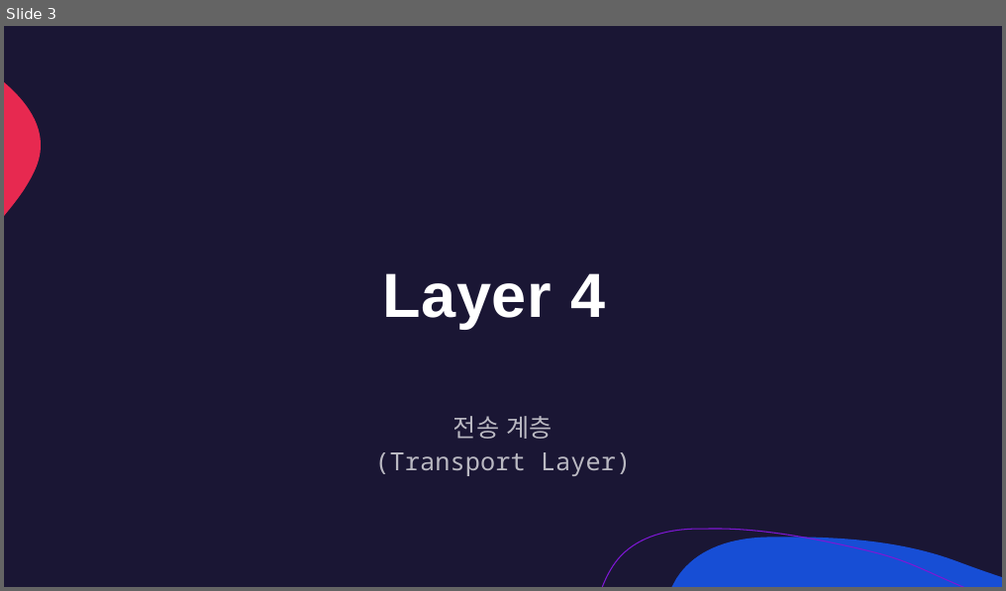
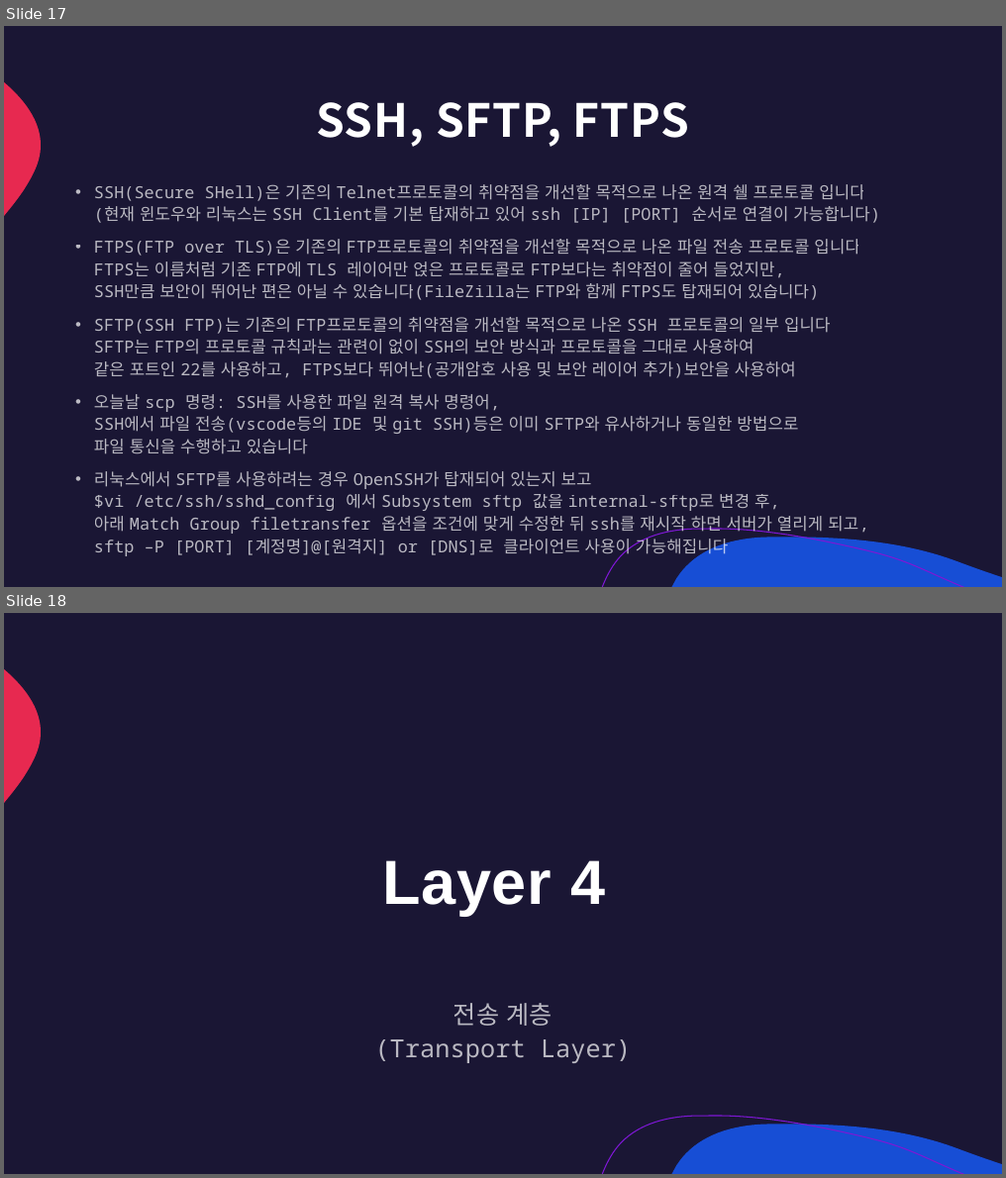
Before and after one commit to lumen4723/2024_network, a slide deck: 2.pptx. Shown one above the other, each under a label of ours: slide 3 before the commit, slides 17 and 18 after it. The pictures are 1006x591 and 1006x1178 pixels, drawn with LibreOffice and Linux fonts; fonts in the diff are those of the drawing. Boxes give left, top, right and bottom in pixels: in the first picture for what was removed or moved away, otherwise in the second. Text is boxed around its words. In the diff, an @@ line names an element or a change of style, - is before the commit and + after.

```diff
--- a/2.pptx
+++ b/2.pptx
@@ slide 17 added at [4,26,1002,587], background #1A1634; not listed: 3 template elements that a slide beside it also shows @@
@@ title added at [316,102,689,147], 44 pt, text #FFFFFF, bold @@
+SSH, SFTP, FTPS
@@ text added at [94,184,880,558], 16 pt, text #FFFFFF at 70% opacity @@
+• SSH(Secure SHell)은 기존의 Telnet프로토콜의 취약점을 개선할 목적으로 나온 원격 쉘 프로토콜 입니다
+  (현재 윈도우와 리눅스는 SSH Client를 기본 탑재하고 있어 ssh [IP] [PORT] 순서로 연결이 가능합니다)
+• FTPS(FTP over TLS)은 기존의 FTP프로토콜의 취약점을 개선할 목적으로 나온 파일 전송 프로토콜 입니다
+  FTPS는 이름처럼 기존 FTP에 TLS 레이어만 얹은 프로토콜로 FTP보다는 취약점이 줄어 들었지만,
+  SSH만큼 보안이 뛰어난 편은 아닐 수 있습니다(FileZilla는 FTP와 함께 FTPS도 탑재되어 있습니다)
+• SFTP(SSH FTP)는 기존의 FTP프로토콜의 취약점을 개선할 목적으로 나온 SSH 프로토콜의 일부 입니다
+  SFTP는 FTP의 프로토콜 규칙과는 관련이 없이 SSH의 보안 방식과 프로토콜을 그대로 사용하여
+  같은 포트인 22를 사용하고, FTPS보다 뛰어난(공개암호 사용 및 보안 레이어 추가)보안을 사용하여
+• 오늘날 scp 명령: SSH를 사용한 파일 원격 복사 명령어,
+  SSH에서 파일 전송(vscode등의 IDE 및 git SSH)등은 이미 SFTP와 유사하거나 동일한 방법으로
+  파일 통신을 수행하고 있습니다
+• 리눅스에서 SFTP를 사용하려는 경우 OpenSSH가 탑재되어 있는지 보고
+  $vi /etc/ssh/sshd_config 에서 Subsystem sftp 값을 internal-sftp로 변경 후,
+  아래 Match Group filetransfer 옵션을 조건에 맞게 수정한 뒤 ssh를 재시작 하면 서버가 열리게 되고,
+  sftp –P [PORT] [계정명]@[원격지] or [DNS]로 클라이언트 사용이 가능해집니다
@@ what was slide 3 is now slide 18 @@
```
Also in this commit, not shown: 10 slides changed, 21 other slides added, 17 slides removed, 5 other files.
